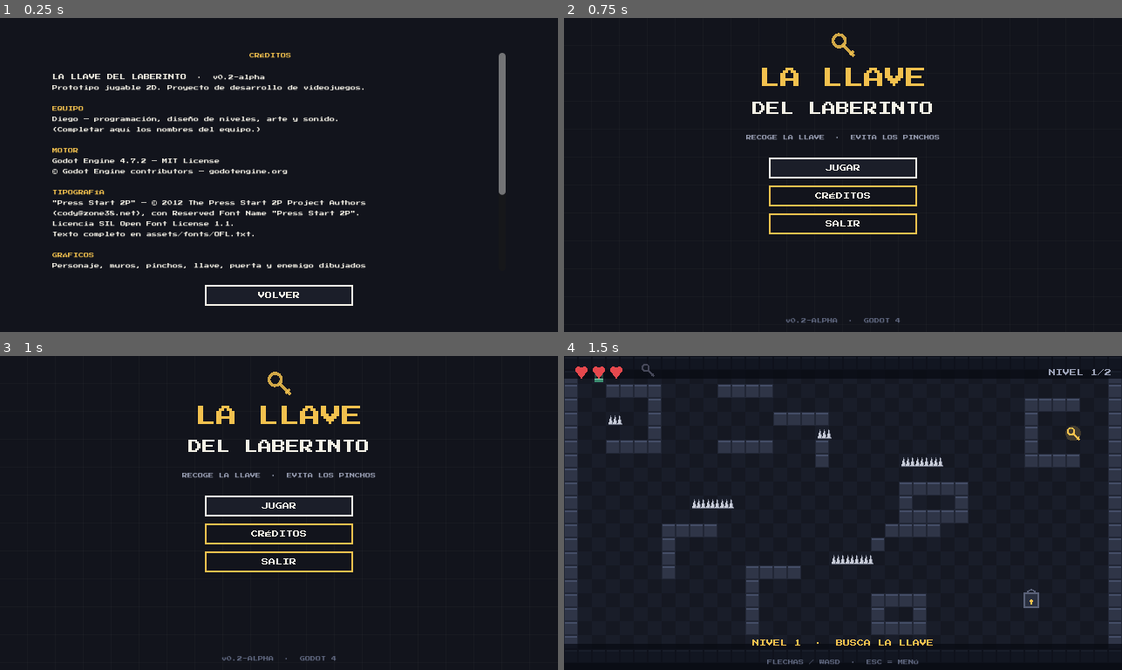
Above: before the commit, frames 1-4 (two rows, left to right).
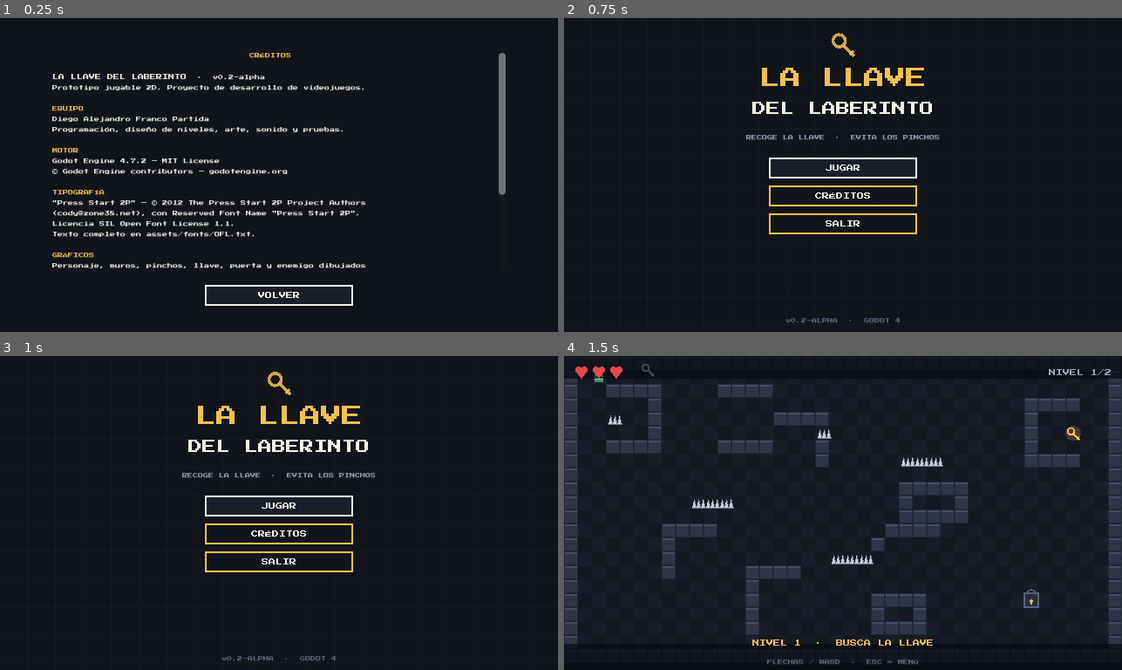
Above: after the commit, the same moments.

Repository: diegouth/juego2
Game: Godot game, scene res://scenes/credits.tscn
The game is run twice, just before and just after one commit, with the same random seed, the same clock (stepped at 60 frames per second) and the same inputs. This scene is started directly instead of the project's main scene.
Inputs:
- Up to frame 1 (0.25 s): no input
- Up to frame 2 (0.75 s): click "VOLVER" at 0.5 s
- Up to frame 3 (1 s): no input
- Up to frame 4 (1.5 s): click "JUGAR" at 1.25 s

The runs differ from the first frame. In frame 1, 0.9% of the frame differs, in the area x 9-62%, y 31-37%; in frame 2, nothing differs; in frame 3, nothing differs; in frame 4, nothing differs.

Commit message:
docs: nombres definitivos del equipo y enlaces del repositorio

Diff:
--- a/scripts/credits.gd
+++ b/scripts/credits.gd
@@ -7,8 +7,8 @@
 Prototipo jugable 2D. Proyecto de desarrollo de videojuegos.
 
 [color=#f2c14e]EQUIPO[/color]
-Diego — programación, diseño de niveles, arte y sonido.
-(Completar aquí los nombres del equipo.)
+Diego Alejandro Franco Partida
+Programación, diseño de niveles, arte, sonido y pruebas.
 
 [color=#f2c14e]MOTOR[/color]
 Godot Engine 4.7.2 — MIT License
Not shown, changed: docs/REPORTE.md
